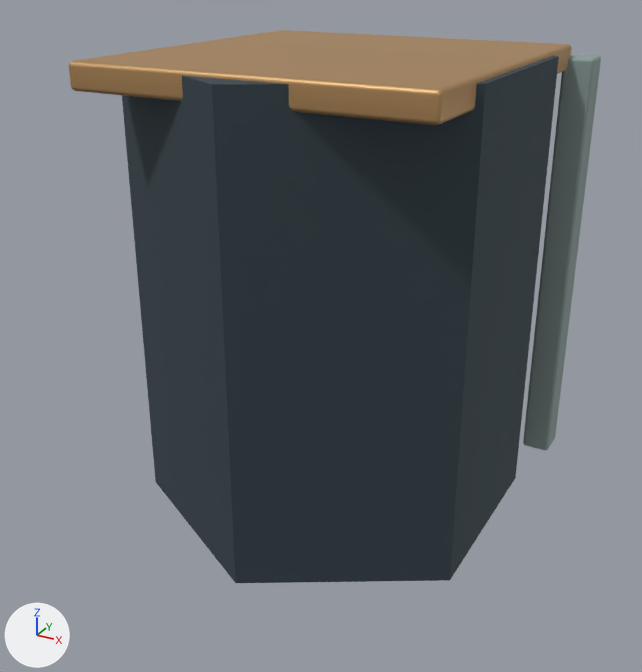
Before and after pictures for a commit that changed the glTF model godot/campaign/art/structures/receiver-top-0.glb.
One viewpoint serves both versions: a 50 mm camera at (0.842, -1.606, 1.184) aimed at (-0.012, -0.054, 0.409). Lighting does not change. The marker at lower left points along +X, +Y and +Z. The older version comes first. Where no turn or scale is listed for an object, it has been applied to the vertices. Vertices at exactly the same position are counted once.

Names of what the first picture shows: 'receiver_0', 'receiver_1', 'receiver_3'.
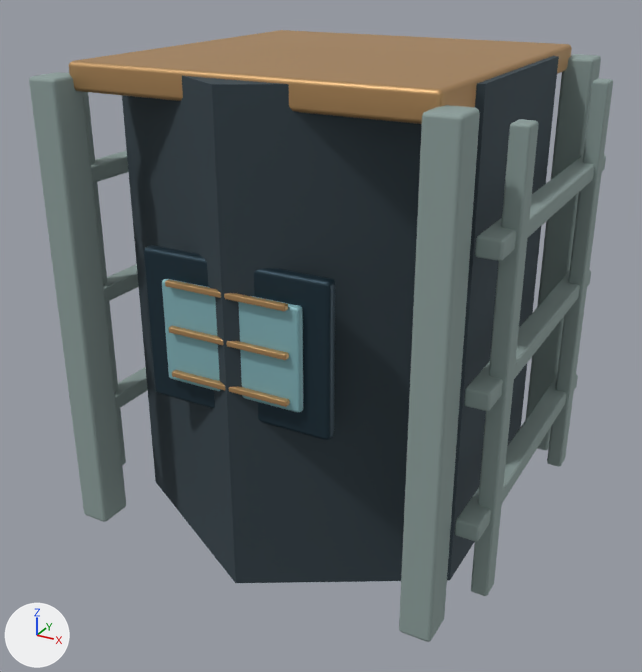
Changed parts and their boxes (x1, y1, x2, y2) in the pictures (642 x 672 px):
'receiver_1', reshaped: before (523, 54, 601, 450); after (29, 54, 613, 642)
'receiver_3', reshaped: before (69, 30, 572, 125); after (69, 30, 572, 407)
'receiver_2', reshaped (not visible before): after (143, 245, 335, 440)
'receiver_4', reshaped (not visible before): after (162, 279, 303, 412)
part 1 of me_cube, added: after (29, 72, 126, 522)
part 2 of me_cube, added: after (399, 105, 480, 642)
part 3 of me_cube, added: after (83, 92, 148, 465)
part 4 of me_cube, added: after (455, 79, 613, 596)
part 7 of me_cube_004, added (orange): after (172, 370, 290, 407)
part 8 of me_cube_004, added (orange): after (169, 326, 289, 360)
part 9 of me_cube_004, added (orange): after (165, 280, 288, 311)

The change in detail:
me_cube is used by ob_receiver_1; location (0.0, 0.0, 0.0).
me_cube had 112 vertices, 216 faces and spanned x -0.412..0.412, y 0.342..0.418, z 0.03..0.97.
me_cube now has 784 vertices, 1512 faces and spans x -0.47..0.47, y -0.418..0.418, z 0.03..0.97.
me_cube part 1: the loose piece of 56 vertices spanning x -0.412..-0.347, y 0.342..0.418, z 0.03..0.97 is copied, and the copy is moved by (0.0, -0.76, 0.0); it spans x -0.412..-0.347, y -0.418..-0.343, z 0.03..0.97.
me_cube part 2: the loose piece of 56 vertices spanning x 0.347..0.412, y 0.342..0.418, z 0.03..0.97 is copied, and the copy is moved by (0.0, -0.76, 0.0); it spans x 0.347..0.412, y -0.418..-0.343, z 0.03..0.97.
me_cube part 3: 280 vertices added at x -0.47..-0.417, y -0.345..0.345, z 0.06..0.94.
me_cube part 4: 280 vertices added at x 0.417..0.47, y -0.345..0.345, z 0.06..0.94.
me_cube_002 is used by ob_receiver_2; location (0.0, 0.0, 0.0).
me_cube_002 had 56 vertices, 108 faces and spanned x -0.195..0.195, y 0.374..0.402, z 0.38..0.68.
me_cube_002 now has 112 vertices, 216 faces and spans x -0.195..0.195, y -0.402..0.402, z 0.38..0.68.
me_cube_002 part 5: the loose piece of 56 vertices spanning x -0.195..0.195, y 0.374..0.402, z 0.38..0.68 is copied, and the copy is moved by (0.0, -0.776, 0.0); it spans x -0.195..0.195, y -0.402..-0.374, z 0.38..0.68.
me_cube_003 is used by ob_receiver_4; location (0.0, 0.0, 0.0).
me_cube_003 had 56 vertices, 108 faces and spanned x -0.145..0.145, y 0.398..0.416, z 0.43..0.63.
me_cube_003 now has 112 vertices, 216 faces and spans x -0.145..0.145, y -0.416..0.416, z 0.43..0.63.
me_cube_003 part 6: the loose piece of 56 vertices spanning x -0.145..0.145, y 0.398..0.416, z 0.43..0.63 is copied, and the copy is moved by (0.0, -0.814, 0.0); it spans x -0.145..0.145, y -0.416..-0.398, z 0.43..0.63.
me_cube_004 is used by ob_receiver_3; location (0.0, 0.0, 0.0).
me_cube_004 had 224 vertices, 432 faces and spanned x -0.36..0.36, y -0.37..0.428, z 0.445..0.995.
me_cube_004 now has 392 vertices, 756 faces and spans x -0.36..0.36, y -0.428..0.428, z 0.444..0.995.
me_cube_004 part 7: the loose piece of 56 vertices spanning x -0.125..0.125, y 0.416..0.428, z 0.445..0.456 is copied, and the copy is moved by (0.0, -0.844, 0.0); it spans x -0.125..0.125, y -0.428..-0.416, z 0.444..0.455.
me_cube_004 part 8: the loose piece of 56 vertices spanning x -0.125..0.125, y 0.416..0.428, z 0.535..0.546 is copied, and the copy is moved by (0.0, -0.844, 0.0); it spans x -0.125..0.125, y -0.428..-0.416, z 0.535..0.546.
me_cube_004 part 9: the loose piece of 56 vertices spanning x -0.125..0.125, y 0.416..0.428, z 0.625..0.636 is copied, and the copy is moved by (0.0, -0.844, 0.0); it spans x -0.125..0.125, y -0.428..-0.416, z 0.624..0.636.
